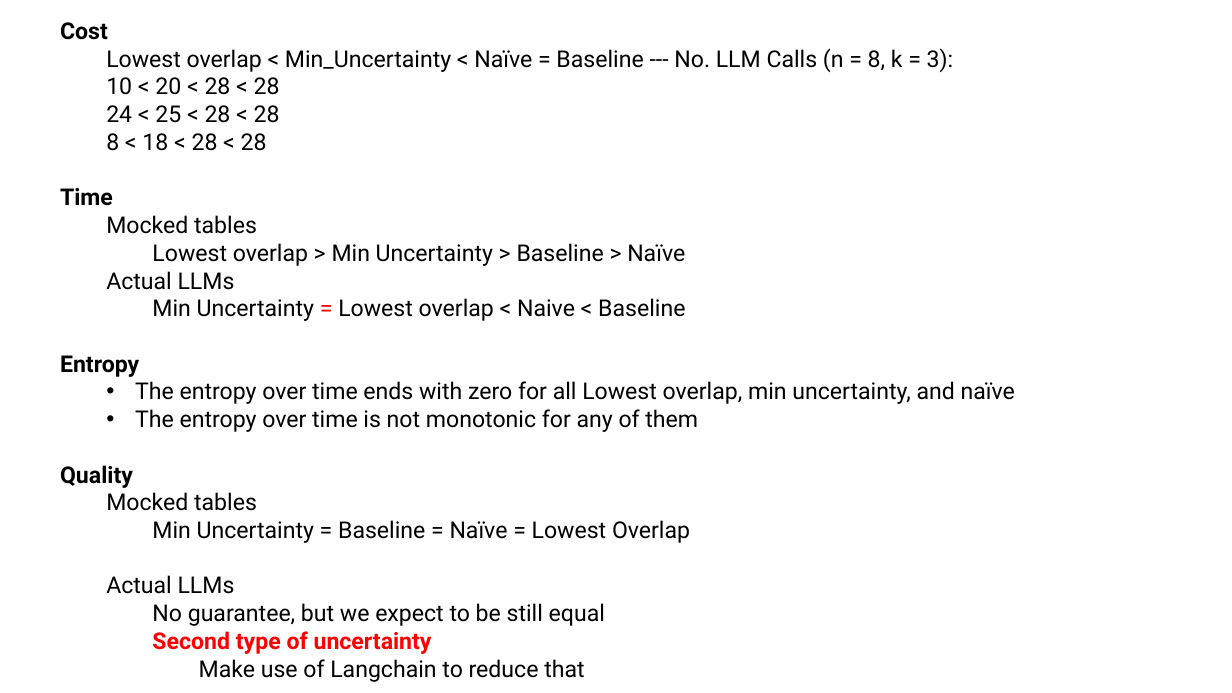
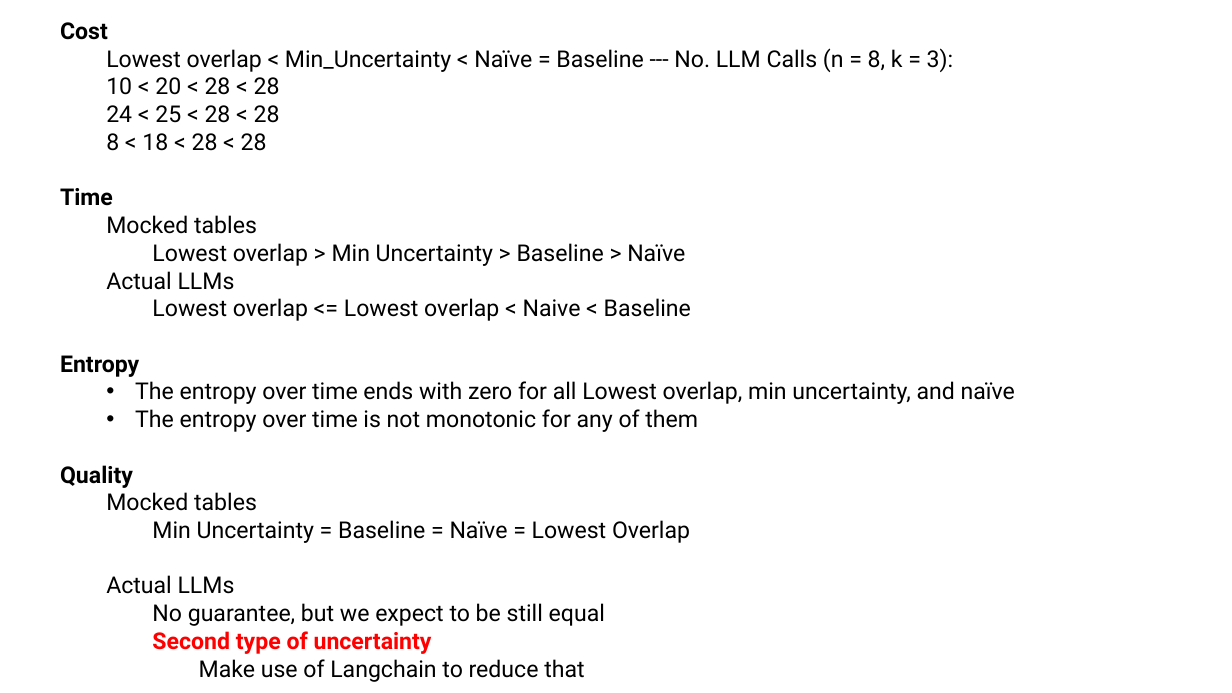
Before and after one commit to sohrabnamazinia/Personalized-Top-K-Set-Queries, a slide deck: slide 41 of rankingwithLLM.pptx. Drawn at 1232x693 pixels with LibreOffice and Linux fonts; fonts in the diff are those of the drawing; grey boxes stand for pictures. Boxes give left, top, right and bottom in pixels: in the first picture for what was removed or moved away, otherwise in the second. Text is boxed around its words. In the diff, an @@ line names an element or a change of style, - is before the commit and + after.

```diff
--- a/rankingwithLLM.pptx
+++ b/rankingwithLLM.pptx
@@ text at bbox=[152, 298, 691, 321]: text changed @@
-    Min Uncertainty = Lowest overlap < Naive < Baseline
+    Lowest overlap <= Lowest overlap < Naive < Baseline
```
Also in this commit, not shown: 3 other slides changed, 1 slide added, 3 other files.
